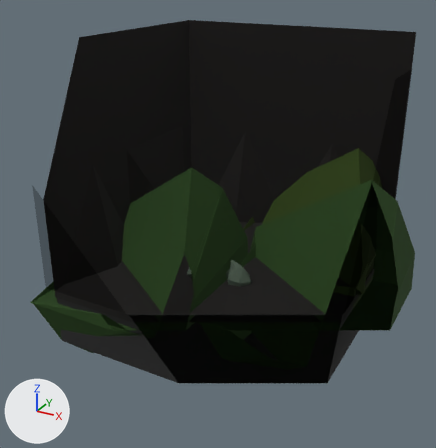
Renders of the Blender file Visual Project FIles/ROOMS/smfm room 13.blend from each side of a commit.
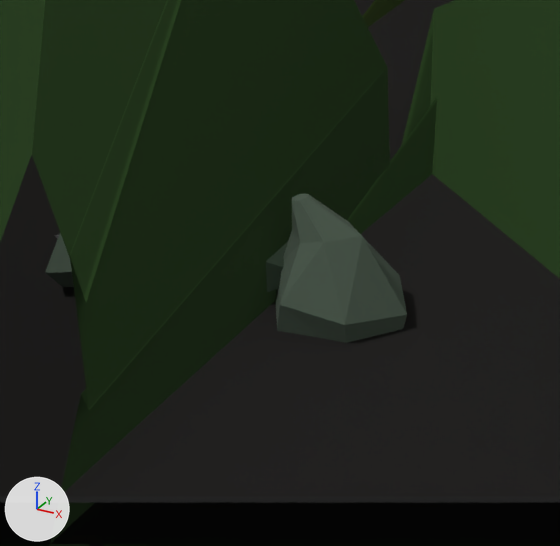
Each version is shown whole from a camera (50 mm lens) standing at (3.46, -6.79, 5.28) and looking at (-0.18, -0.16, 1.97), then close up on the part from 41% to 64% of the width and 50% to 72% of the height. Arrows for +X, +Y and +Z are at lower left; the lights stay in place. Everything nearer to the camera than a plane just in front of the edit is cut away.
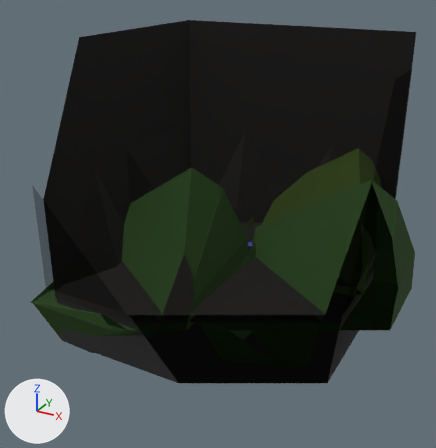
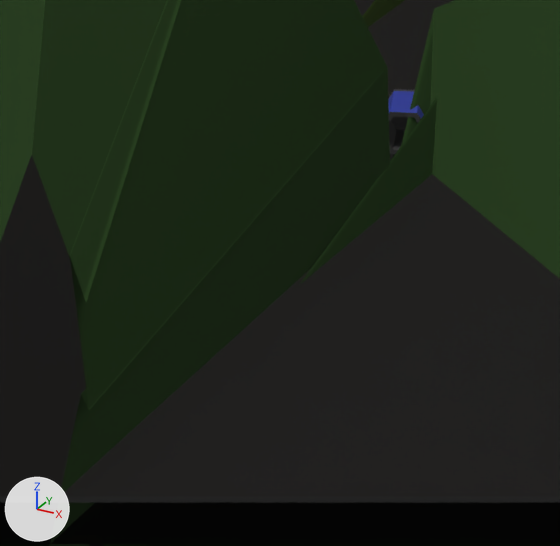
Pixel boxes (x1, y1, x2, y2) of what changed, in the close-ups (560 x 546 px):
'Cube.089', deleted: before (45, 194, 407, 343)
    faces in mat_material_016 (dark grey #516052): (45, 194, 407, 343)
    faces in mat_material_017 (dark green #2f4030): (266, 242, 288, 292)
'mug.001', added: after (388, 89, 424, 154)
    faces in mat_material_021 (dark grey #484848): (389, 112, 421, 154)
    faces in mat_material_015 (picture img_cactus_moon_jpg_001): (388, 89, 424, 118)

The change in detail:
Picture 'cactus moon.jpg.001' (img_cactus_moon_jpg_001) is new.
Material 'Material.015' (mat_material_015) is new.
Its texture is img_cactus_moon_jpg_001.
Material 'Material.021' (mat_material_021) is new.
Its base color is (0.0648, 0.0648, 0.0648) (dark grey #484848).
Mesh me_cylinder_009 is new.
It has 78 vertices, 69 faces and spans x -0.87..1.62, y -1.0..1.0, z -1.0..1.0.
Faces by material slot: [22, 47].
It uses material mat_material_015 (picture img_cactus_moon_jpg_001).
It uses material mat_material_021 (dark grey #484848).
Object 'Cube.089' (ob_cube_089) is deleted.
Object 'mug.001' (ob_mug_001) is new; it shows me_cylinder_009.
Its location is (0.0, 0.518, 1.372).
Its rotation in degrees is (90, 29, 22).
Its scale is (0.0702, 0.0702, 0.0702).
